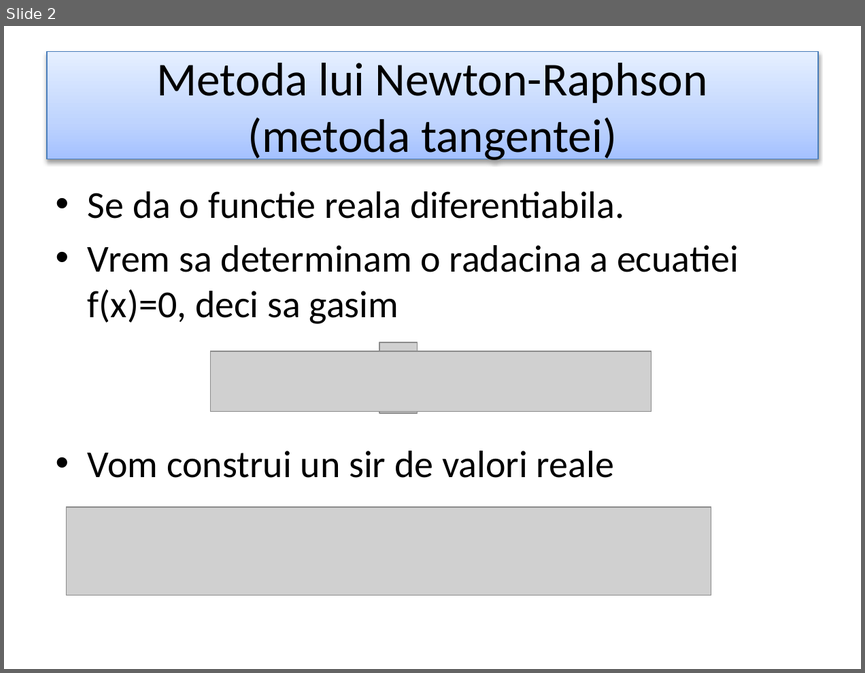
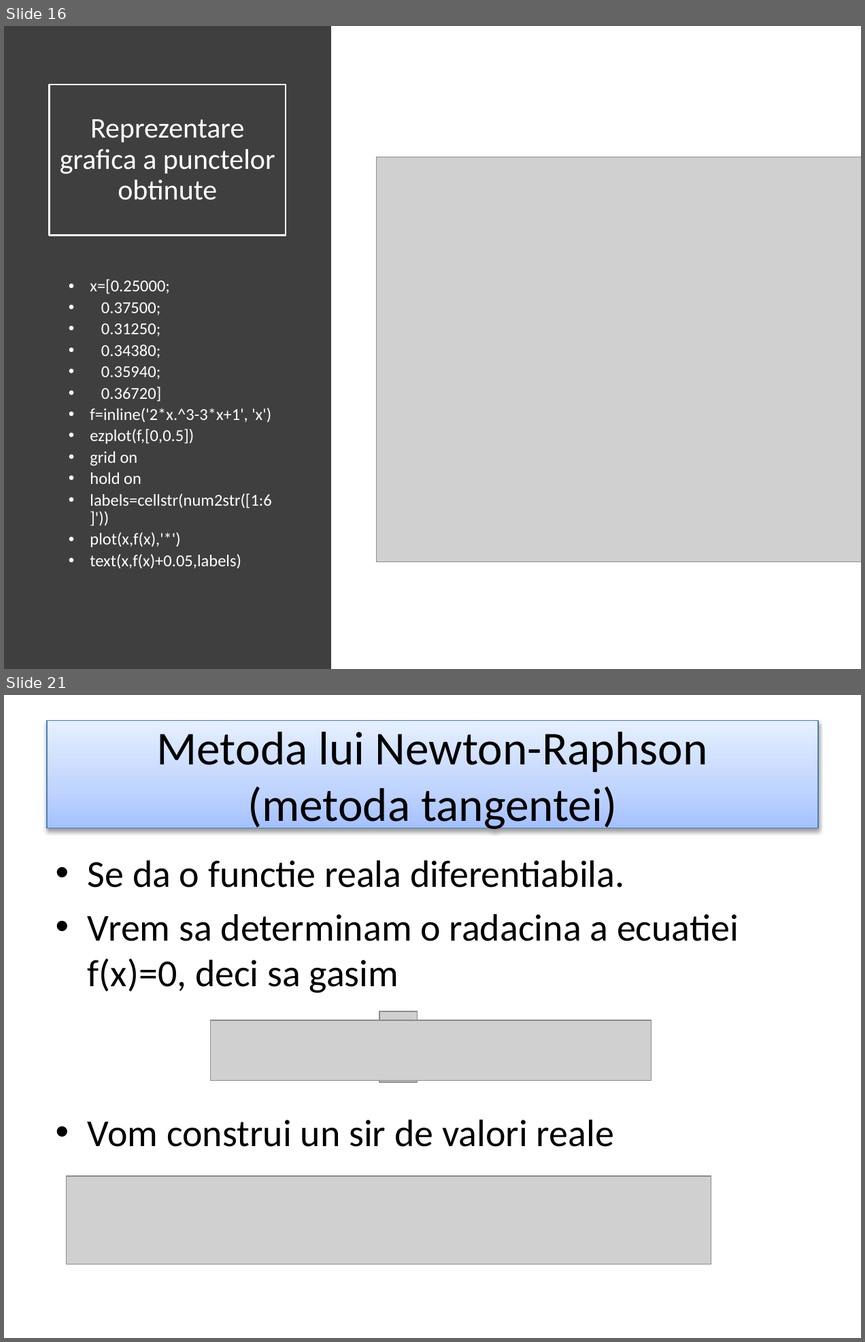
Before and after one commit to ArmynC/ArminC-UTM-Info, a slide deck: Anul 1/Semestrul II/Calcul numeric/Curs 5/Lectie.pptx. Shown one above the other, each under a label of ours: slide 2 before the commit, slides 16 and 21 after it; the slides between them are not shown. The pictures are 865x673 and 865x1342 pixels, drawn with LibreOffice and Linux fonts; fonts in the diff are those of the drawing; grey boxes stand for pictures. Boxes give left, top, right and bottom in pixels: in the first picture for what was removed or moved away, otherwise in the second. Text is boxed around its words. In the diff, an @@ line names an element or a change of style, - is before the commit and + after.

```diff
--- a/Anul 1/Semestrul II/Calcul numeric/Curs 5/Lectie.pptx
+++ b/Anul 1/Semestrul II/Calcul numeric/Curs 5/Lectie.pptx
@@ slide 16 added at box(4, 26, 861, 669), background #FFFFFF @@
@@ rectangle added at box(4, 26, 331, 669), fill #3F3F3F @@
@@ title added at box(50, 84, 286, 235), outline #FFFFFF 1.5 pt, 24 pt, text #FFFFFF @@
+Reprezentare grafica a punctelor obtinute
@@ picture added at box(377, 157, 861, 562) @@
@@ text added at box(90, 279, 271, 568), 14 pt, text #FFFFFF @@
+• x=[0.25000;
+• 0.37500;
+• 0.31250;
+• 0.34380;
+• 0.35940;
+• 0.36720]
+• f=inline('2*x.^3-3*x+1', 'x')
+• ezplot(f,[0,0.5])
+• grid on
+• hold on
+• labels=cellstr(num2str([1:6]'))
+• plot(x,f(x),'*')
+• text(x,f(x)+0.05,labels)
@@ what was slide 2 is now slide 21 @@
```
Also in this commit, not shown: 31 other slides added, 9 other files.
